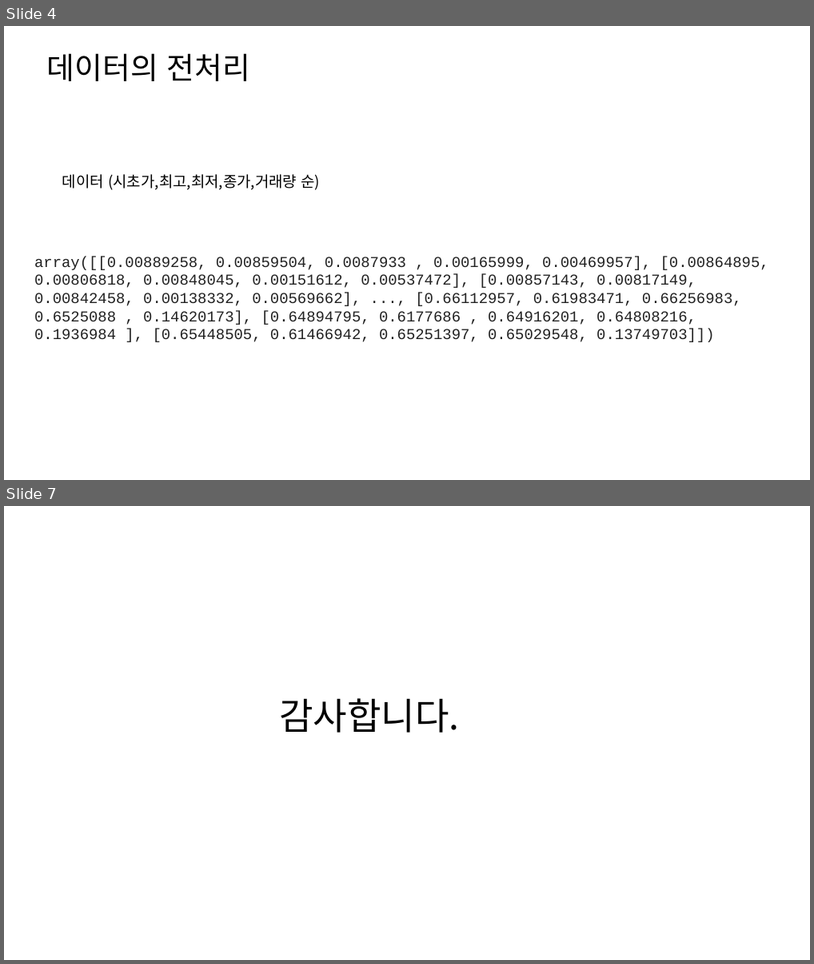
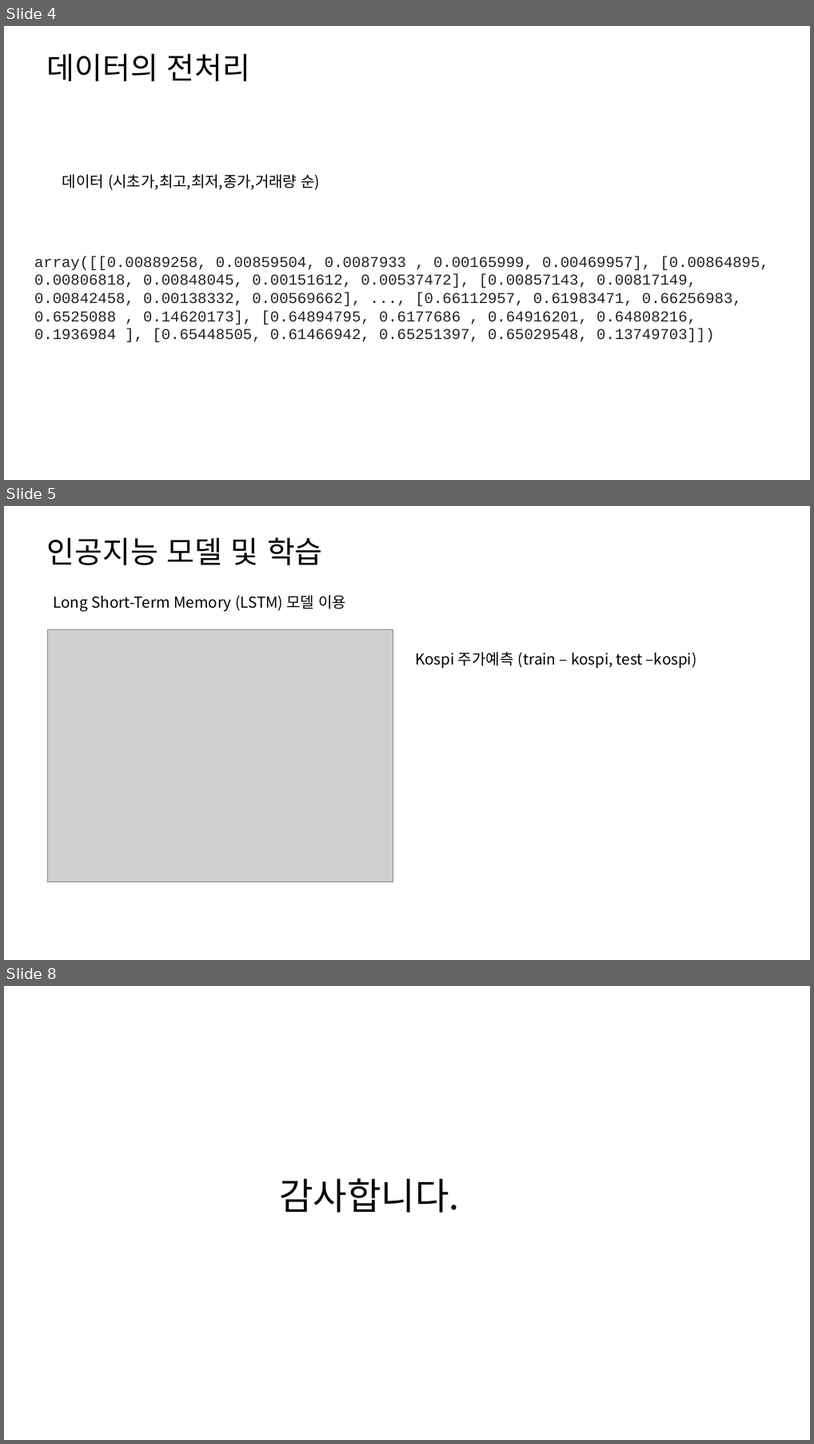
Before and after one commit to hanminJ/stock_analysis, a slide deck: 인공지능을 통한 주가예측.pptx. Shown one above the other, each under a label of ours: slides 4 and 7 before the commit, slides 4, 5 and 8 after it; the slides between them are not shown. The pictures are 814x964 and 814x1444 pixels, drawn with LibreOffice and Linux fonts; fonts in the diff are those of the drawing; grey boxes stand for pictures. Boxes give left, top, right and bottom in pixels: in the first picture for what was removed or moved away, otherwise in the second. Text is boxed around its words. In the diff, an @@ line names an element or a change of style, - is before the commit and + after.

```diff
--- a/인공지능을 통한 주가예측.pptx
+++ b/인공지능을 통한 주가예측.pptx
@@ slide 5 added at bbox=[4, 506, 810, 960], background #FFFFFF @@
@@ title added at bbox=[47, 537, 323, 565], 36 pt, text #000000 @@
+인공지능 모델 및 학습
@@ text added at bbox=[53, 595, 347, 612], 18 pt, text #000000 @@
+Long Short-Term Memory (LSTM) 모델 이용
@@ picture added at bbox=[47, 629, 392, 882] @@
@@ text added at bbox=[415, 652, 698, 668], 18 pt, text #000000 @@
+Kospi 주가예측 (train – kospi, test –kospi)
@@ what was slide 7 is now slide 8 @@
```
Also in this commit, not shown: 2 slides changed.
